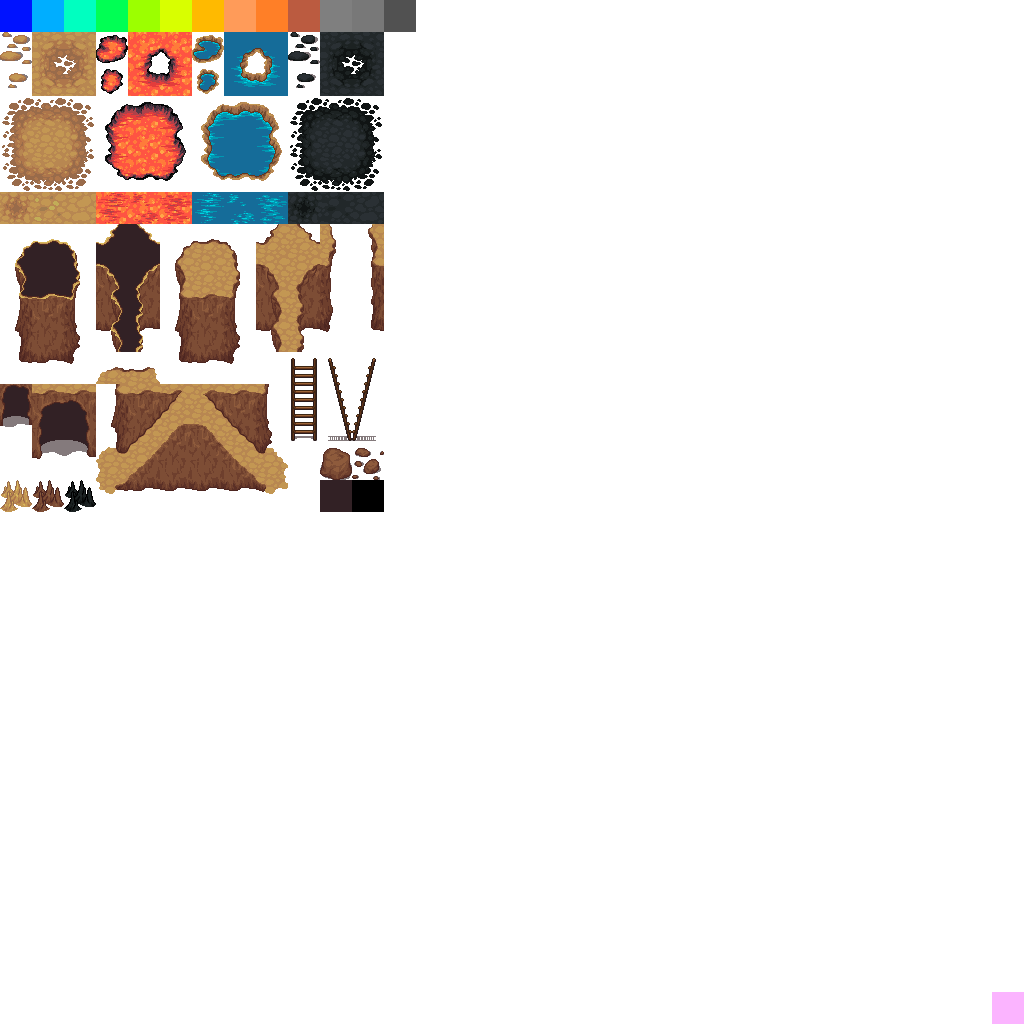
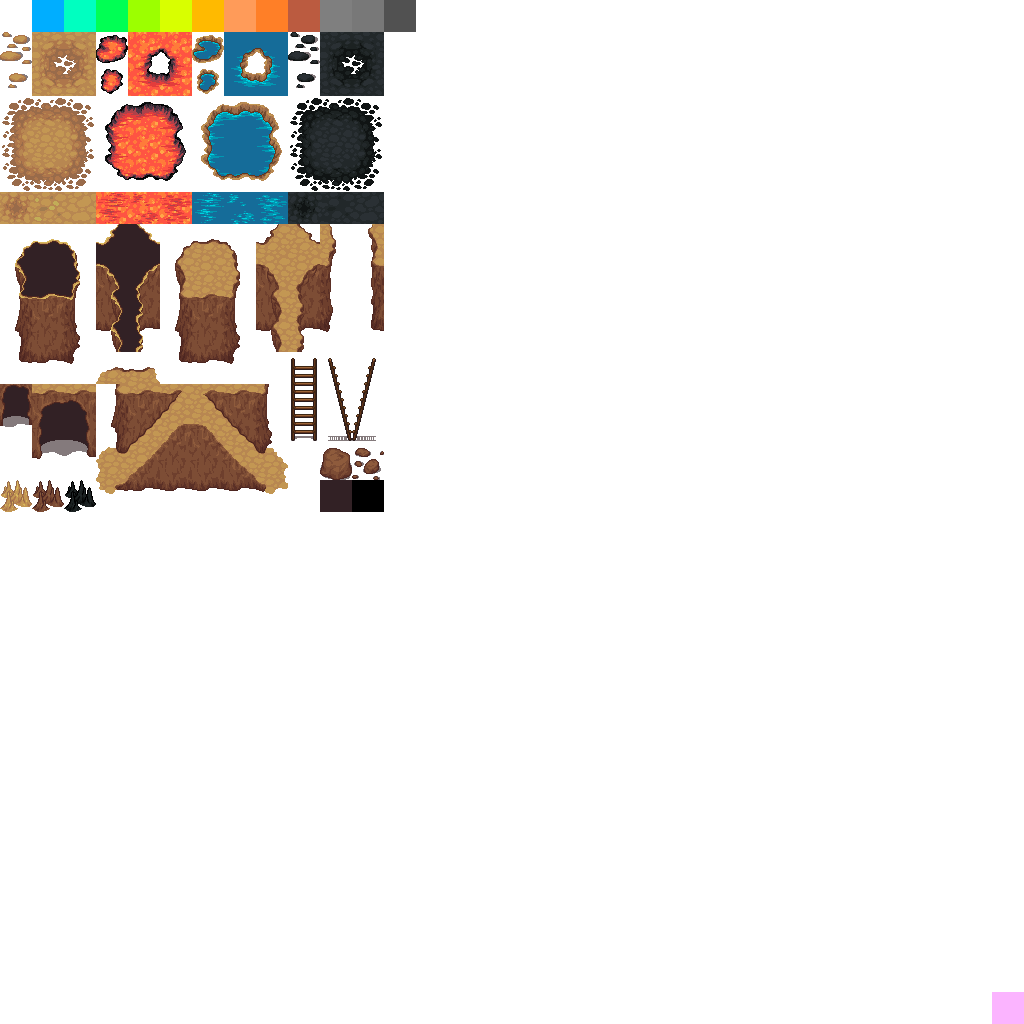
Two versions of the same layered image (1024 x 1024). Layer-by-layer changes:
painted on "Layer 1" over [0, 0, 32, 32]
